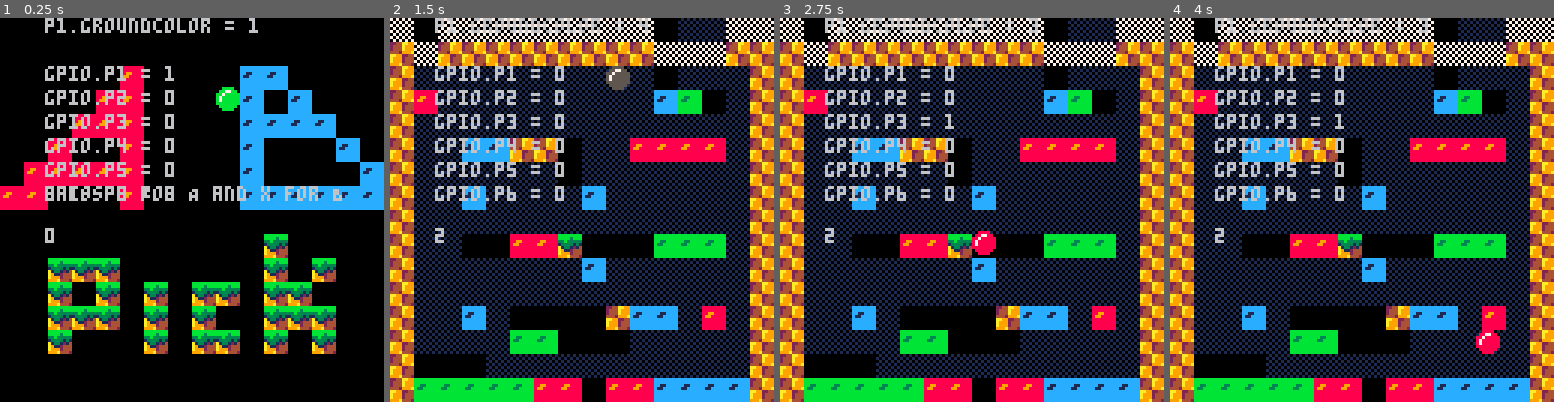
Above: before the commit, frames 1-4 (left to right).
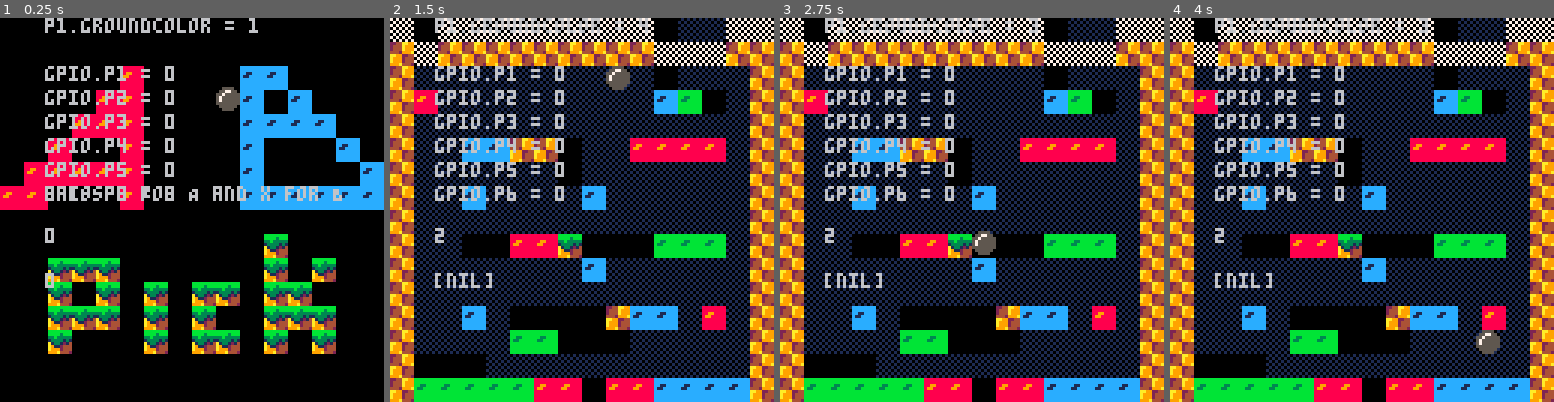
Above: after the commit, the same moments.

Repository: kaosbeat/sha17
Game: PICO-8 cartridge html.p8
The game is run twice, just before and just after one commit, with the same random seed, the same clock (stepped at 60 frames per second) and the same inputs.
Inputs:
- Up to frame 1 (0.25 s): no input
- Up to frame 2 (1.5 s): tap O (Z key) at 0.33, 0.7, 1.43 s; tap X (X key) at 1.07 s
- Up to frame 3 (2.75 s): hold Left 1.97-2.37 s; tap X (X key) at 2.07, 2.4, 2.73 s; tap O (Z key) at 2.22 s
- Up to frame 4 (4 s): hold Right 2.87-3.53 s; tap X (X key) at 3.07, 3.4, 3.73 s; tap O (Z key) at 3.1, 3.98 s; hold Up from 3.58 s (still down)

The runs differ from the first frame. In frame 1, 0.4% of the frame differs, in the area x 11-63%, y 12-71%; in frame 2, 0.2%; in frame 3, 0.6%, in the area x 11-57%, y 25-71%; in frame 4, 0.6%.

Commit message:
moretesting:

Diff:
--- a/html.p8
+++ b/html.p8
@@ -40,7 +40,8 @@
 	p3 = 0,
 	p4 = 0,
 	p5 = 0,
-	p6 = 0
+	p6 = 0,
+	jsgpio = 0
 }
 
 --player
@@ -175,6 +176,10 @@
 		if fget(v,2) then p1.groundcolor = 2 end
 		if fget(v,3) then p1.groundcolor = 3 end
 		if fget(v,4) then p1.groundcolor = 4 end
+	else
+		gpio.p1 = 0
+		gpio.p2 = 0
+		gpio.p3 = 0
 	end
 
 	--hit ceiling
@@ -237,13 +242,13 @@
 	else
 		setgpio(2,0) -- set low
   	end
-    gpiolisten4 = peek("0x5f85") -- listen on first gpio pin
+    gpiolisten4 = peek("0x5f85")
     if (gpiolisten4 == 255)
       then gpio.p4 = 1
       elseif (gpiolisten4 == 0)
       then gpio.p4 = 0
     end
-    gpiolisten5 = peek("0x5f86") -- listen on first gpio pin
+    gpiolisten5 = peek("0x5f86")
     if (gpiolisten5 == 255)
       then gpio.p5 = 1
       elseif (gpiolisten5 == 0)
@@ -258,13 +263,13 @@
 end
 
 function renderplayer(player)
-	if (player.groundcolor == 1) then
+	if (gpio.p4 == 1 and gpio.p5 == 0 and gpio.p6 == 0) then
+		spr(1,player.x,player.y)
+	elseif (gpio.p4 == 0 and gpio.p5 == 1 and gpio.p6 == 0 ) then
 		spr(17,player.x,player.y)
-	elseif (player.groundcolor  == 2) then
-		spr(1,player.x,player.y)
-	elseif (player.groundcolor  == 3) then
+	elseif (gpio.p4 == 0 and gpio.p5 == 0 and gpio.p6 == 1 ) then
 		spr(33,player.x,player.y)
-	elseif (player.groundcolor  == 4) then
+	elseif (gpio.p4 == 0 and gpio.p5 == 0 and gpio.p6 == 0 ) then
 		spr(49,player.x,player.y)
 	end
  end
@@ -351,6 +356,8 @@
    	print ("gpio.p5 = "..gpio.p5, 15,48)
    	print ("gpio.p6 = "..gpio.p6, 15,56)
 	print (p1.type, 15,70)
+	print (gpio.jsgpio,15,85)
+
 end
 
 
@@ -437,7 +444,7 @@
 
 function process_input()
 	--process input here
-	print(imsg,0,70)
+	gpio.jsgpio = imgs
 	--detect player type 1/2
 	--if type == 1
 		--kijk eerste 3 bits en schrijf naar gpio.p1-p3
